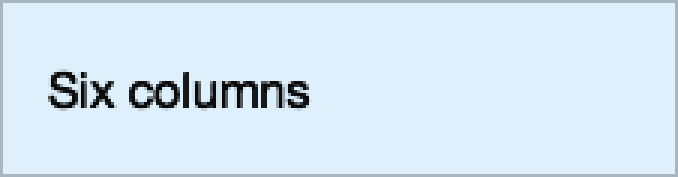
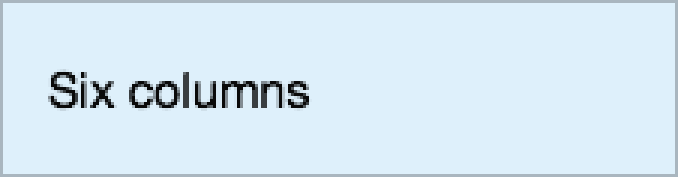
Layered file, before and after one edit (678 × 177). Changes by layer:
removed layer "black" over (48, 69, 312, 111)
removed group "container" (2 layers) over (48, 69, 312, 111)
moved "Six columns" out of group "container", painted on it over (48, 69, 312, 111)
moved "panel" out of group "container" over (48, 69, 312, 111)
removed layer "primary" over (48, 69, 312, 111)
added layer "bg" over (48, 69, 312, 111)
